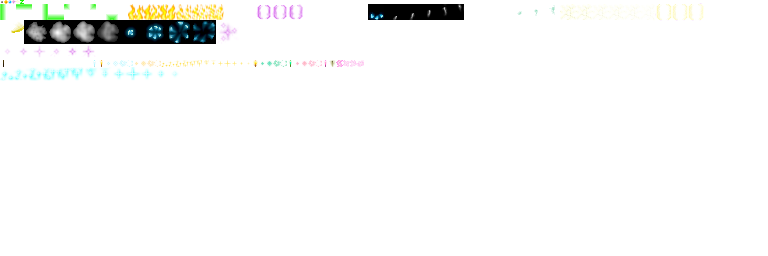
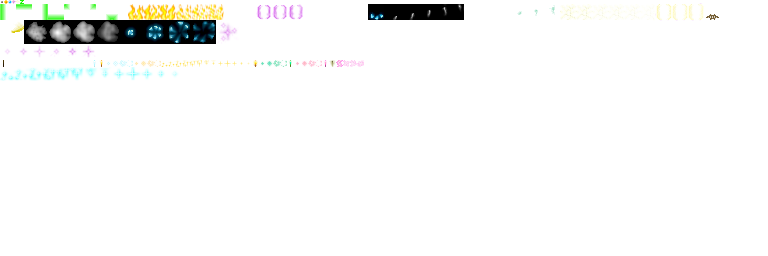
Comparing the layer stacks of the two w=768, h=256 images. Changes:
painted on "Background" over [left=706, top=14, right=719, bottom=20]
